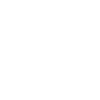
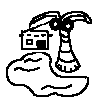
Revision of a layered 100×100 image; what changed, layer by layer:
painted on "图层 4" over [6, 11, 92, 97]
